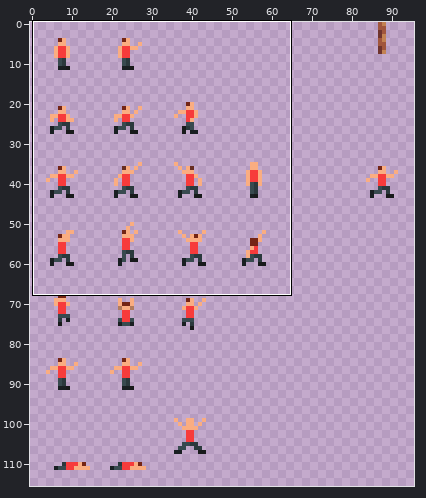
Two versions of one pixel-art file, data/images/sPlayer_sheet.aseprite. The picture above shows the old version from afar; the outline marks the close-up.
Close-up. Before:
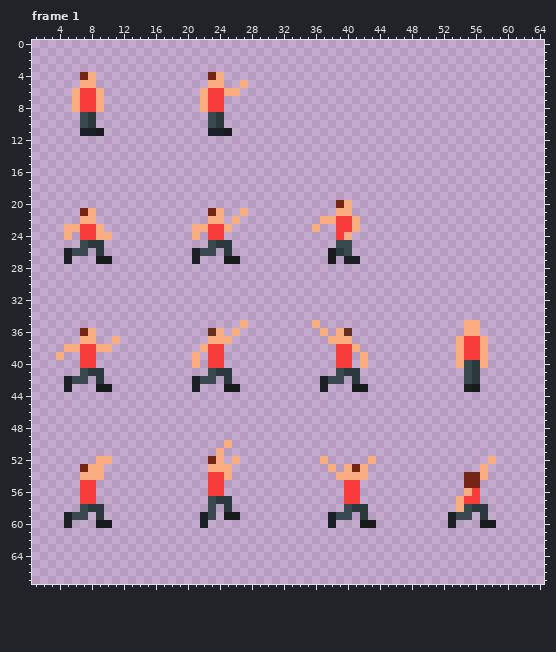
128x128 pixels, 7 frames. Shown: frame 1: x 1..64, y 0..67. The wide view leaves out empty margins. The commit also changed other frames or places, which this record leaves out.
After:
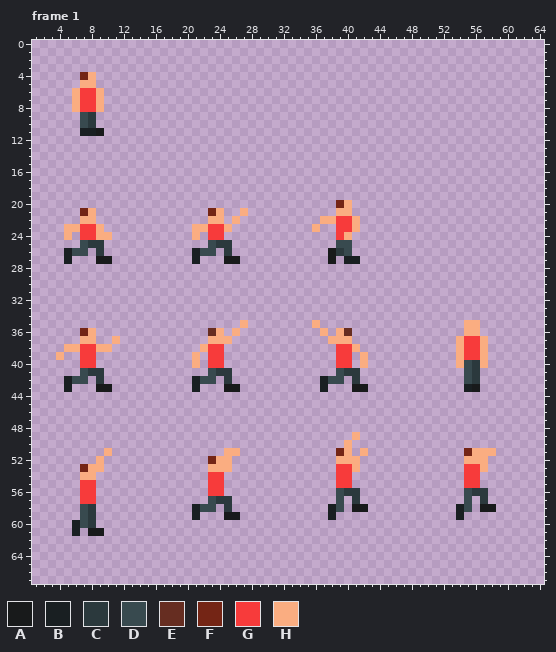
Palette (. is transparent): A #181a1b  B #191f22  C #2b393d  D #384a4f  E #662d21  F #742515  G #f73b3b  H #faad81
Change:
{"where": "frame 1"}
{"frame":1,"y":4,"x":23,"old":"FH","new":".."}
{"frame":1,"y":5,"x":23,"old":"HH","new":".."}
{"frame":1,"y":5,"x":27,"old":"H","new":"."}
{"frame":1,"y":6,"x":22,"old":"HGGHH","new":"....."}
{"frame":1,"y":7,"x":22,"old":"HGG","new":"..."}
{"frame":1,"y":8,"x":22,"old":"HGG","new":"..."}
{"frame":1,"y":9,"x":23,"old":"DC","new":".."}
{"frame":1,"y":10,"x":23,"old":"DC","new":".."}
{"frame":1,"y":11,"x":23,"old":"BBA","new":"..."}
{"frame":1,"y":49,"x":41,"old":".","new":"H"}
{"frame":1,"y":50,"x":25,"old":"H","new":"."}
{"frame":1,"y":50,"x":40,"old":".","new":"H"}
{"frame":1,"y":51,"x":10,"old":".","new":"H"}
{"frame":1,"y":51,"x":24,"old":"H..","new":".HH"}
{"frame":1,"y":51,"x":39,"old":"..","new":"FH"}
{"frame":1,"y":51,"x":42,"old":".","new":"H"}
{"frame":1,"y":51,"x":55,"old":"....","new":"FHHH"}
{"frame":1,"y":52,"x":10,"old":"H","new":"."}
{"frame":1,"y":52,"x":25,"old":".H","new":"H."}
{"frame":1,"y":52,"x":37,"old":"H","new":"."}
{"frame":1,"y":52,"x":39,"old":"...","new":"HHH"}
{"frame":1,"y":52,"x":43,"old":"H","new":"."}
{"frame":1,"y":52,"x":55,"old":"...H","new":"HHH."}
{"frame":1,"y":53,"x":38,"old":"H.HFH","new":".GGH."}
{"frame":1,"y":53,"x":55,"old":"..","new":"GG"}
{"frame":1,"y":54,"x":9,"old":"H","new":"."}
{"frame":1,"y":54,"x":25,"old":"H","new":"."}
{"frame":1,"y":54,"x":39,"old":"HHHH","new":"GG.."}
{"frame":1,"y":54,"x":55,"old":"FFH","new":"GG."}
{"frame":1,"y":55,"x":39,"old":".","new":"G"}
{"frame":1,"y":55,"x":41,"old":"G","new":"."}
{"frame":1,"y":55,"x":55,"old":"FF","new":"GG"}
{"frame":1,"y":56,"x":39,"old":".GG","new":"DCC"}
{"frame":1,"y":56,"x":55,"old":"HG.","new":"DCC"}
{"frame":1,"y":57,"x":39,"old":".GG","new":"D.C"}
{"frame":1,"y":57,"x":54,"old":"HGG.","new":".D.C"}
{"frame":1,"y":58,"x":9,"old":"C","new":"."}
{"frame":1,"y":58,"x":21,"old":"..","new":"BD"}
{"frame":1,"y":58,"x":38,"old":"..DCC","new":"BD.AA"}
{"frame":1,"y":58,"x":54,"old":"H","new":"B"}
{"frame":1,"y":58,"x":56,"old":"CC.","new":".AA"}
{"frame":1,"y":59,"x":5,"old":"BD","new":".."}
{"frame":1,"y":59,"x":8,"old":".C","new":"C."}
{"frame":1,"y":59,"x":21,"old":".BD","new":"B.."}
{"frame":1,"y":59,"x":39,"old":"DD","new":".."}
{"frame":1,"y":59,"x":42,"old":"C","new":"."}
{"frame":1,"y":59,"x":53,"old":"BDD","new":".B."}
{"frame":1,"y":59,"x":57,"old":"C","new":"."}
{"frame":1,"y":60,"x":5,"old":"B...AA","new":".BDC.."}
{"frame":1,"y":60,"x":22,"old":"B","new":"."}
{"frame":1,"y":60,"x":38,"old":"B","new":"."}
{"frame":1,"y":60,"x":42,"old":"AA","new":".."}
{"frame":1,"y":60,"x":53,"old":"B","new":"."}
{"frame":1,"y":60,"x":57,"old":"AA","new":".."}
{"frame":1,"y":61,"x":6,"old":".","new":"B"}
{"frame":1,"y":61,"x":8,"old":"..","new":"AA"}
{"label":"erased","picture_box":[200,72,248,136]}
{"label":"changed","picture_box":[320,432,376,528]}
{"label":"changed","picture_box":[192,440,240,528]}
{"label":"changed","picture_box":[64,448,112,536]}
{"label":"changed","picture_box":[448,448,496,528]}
